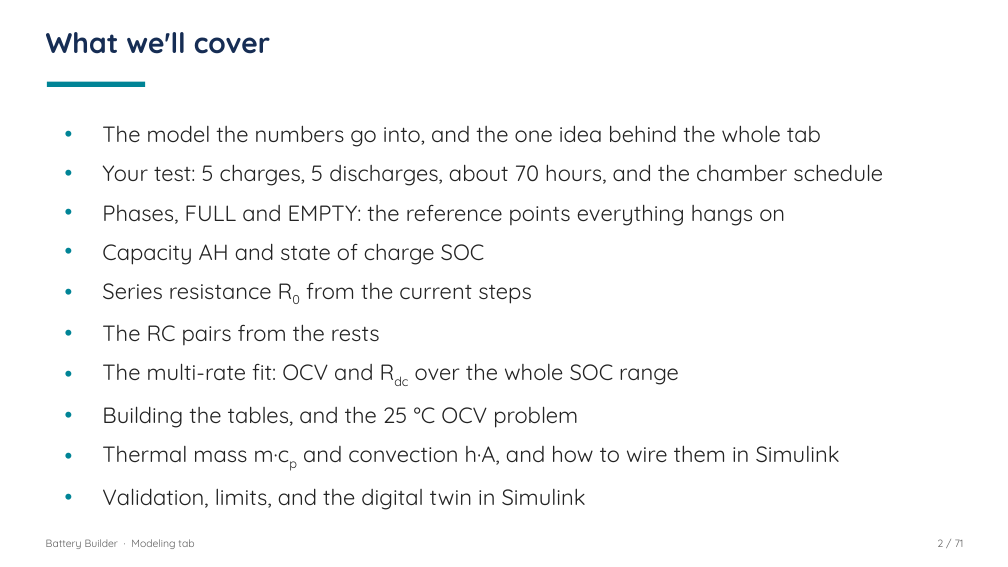
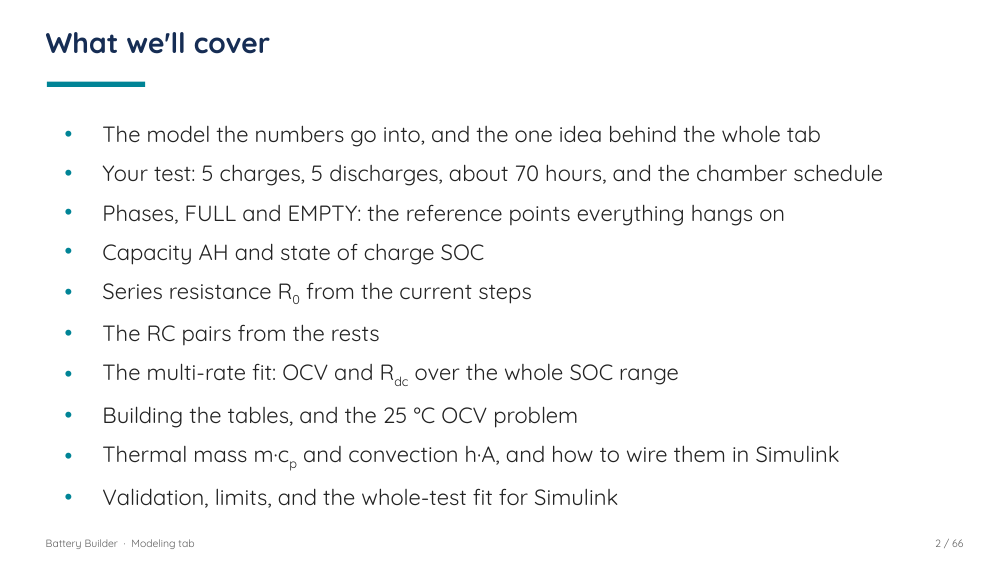
Before and after one commit to nathanhambleton1/BatteryBuilder, a slide deck: slide 2 of Modeling_Tab_Presentation.pptx. Drawn at 1008x567 pixels with LibreOffice and Linux fonts; fonts in the diff are those of the drawing. Boxes give left, top, right and bottom in pixels: in the first picture for what was removed or moved away, otherwise in the second. Text is boxed around its words. In the diff, an @@ line names an element or a change of style, - is before the commit and + after.

```diff
--- a/Modeling_Tab_Presentation.pptx
+++ b/Modeling_Tab_Presentation.pptx
@@ text at box(102, 488, 618, 508): text changed @@
-• Validation, limits, and the digital twin in Simulink
+• Validation, limits, and the whole-test fit for Simulink
@@ text at box(935, 539, 963, 547): text changed @@
-2 / 71
+2 / 66
```
Also in this commit, not shown: 51 other slides changed, 2 slides added, 7 slides removed, 20 other files.
